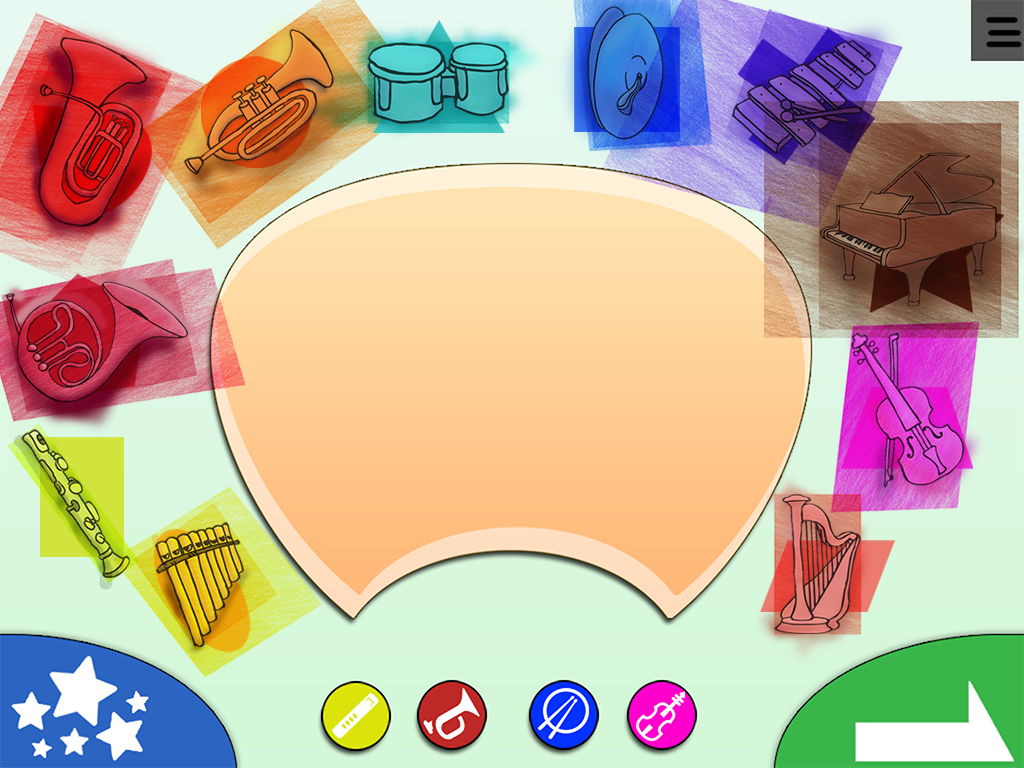
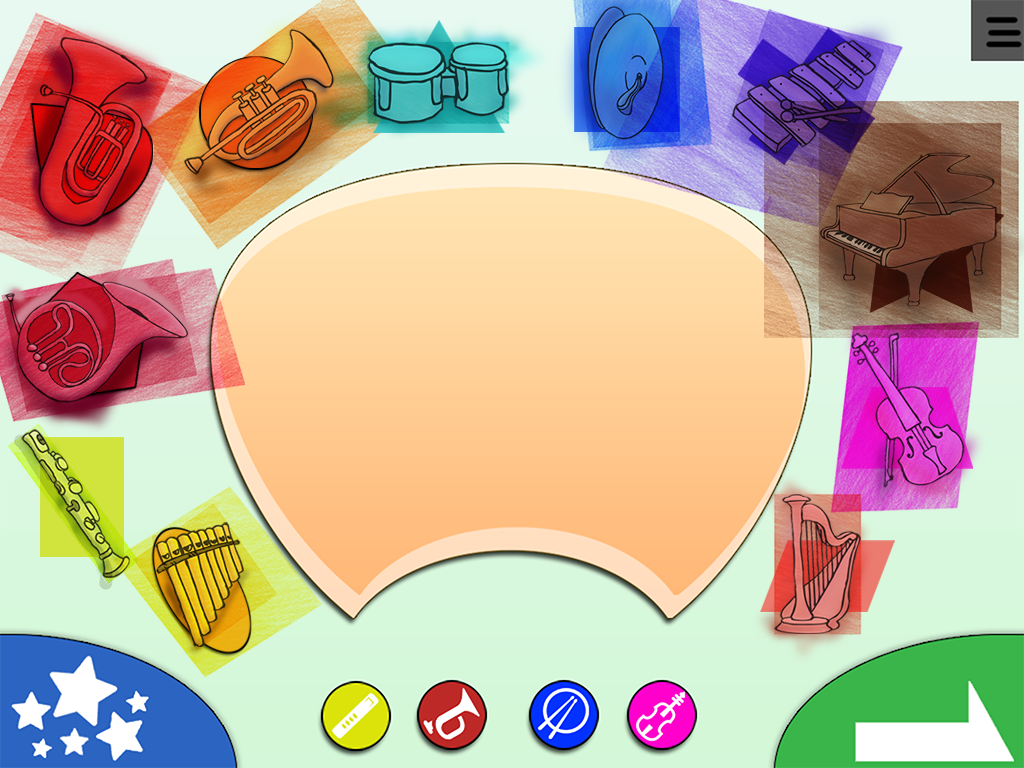
Comparing the layer stacks of the two 1024×768 images. Changes:
painted on "Layer 1004" over [21, 272, 144, 404]
painted on "Layer 1017" over [29, 103, 154, 221]
painted on "Layer 1007" over [198, 56, 313, 173]
painted on "Layer 1001" over [150, 526, 252, 658]
